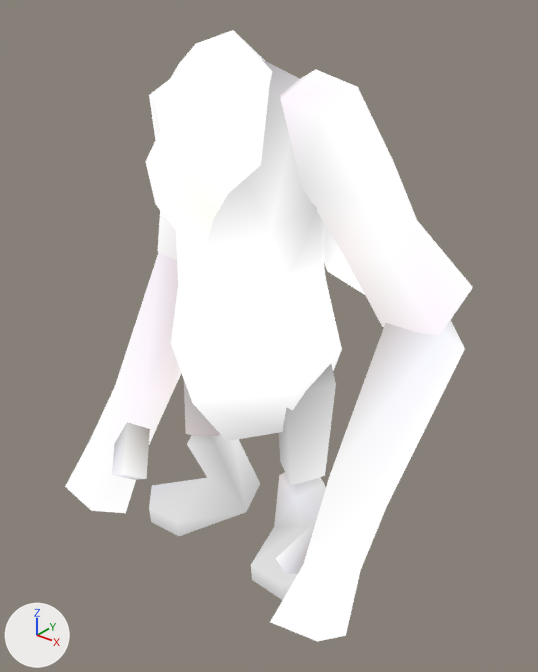
The glTF model assets/enemies/orangutan/orangutan.glb: old version first, new version second.
Rendered twice from a 50 mm lens placed at (2.9, -3.49, 3.76), pointed at (0.15, -0.06, 1.63). The lights are fixed; the arrows at lower left show +X, +Y and +Z. The older version comes first.

The first picture shows 'b_044.001'.
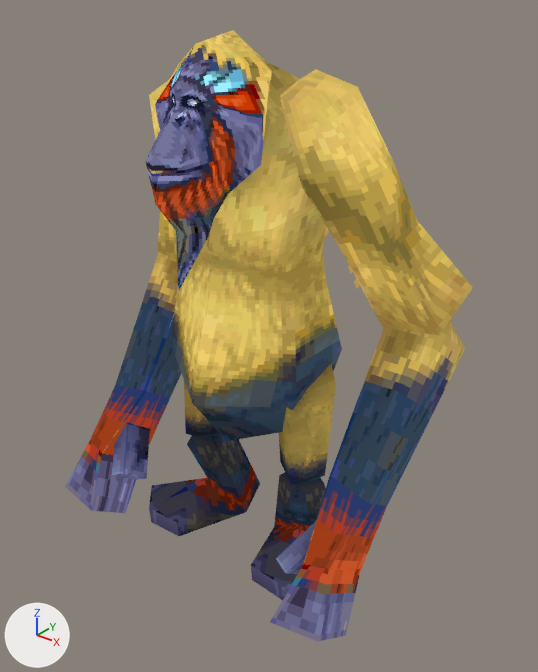
Where the change shows, as pixel boxes (x1, y1, x2, y2) in the pictures (538 x 672 px):
'b_044.001', surface changed (darker): (65, 30, 473, 642) in both

Edits to the bpy script that builds the scene:
```text
Add img_b_044_png:
    img_b_044_png = load_image('b_044.png', 'b_044.png', 128, 128, 'sRGB')
Change mat_body_m:
    remove # nodes: BsdfTransparent, Emission, LightPath, MixShader, OutputMaterial, VertexColor
    nodes: BsdfTransparent, Emission, LightPath, Math x3, Mix, MixShader x2, OutputMaterial, TexImage, VertexColor
    uses the picture img_b_044_png
```
